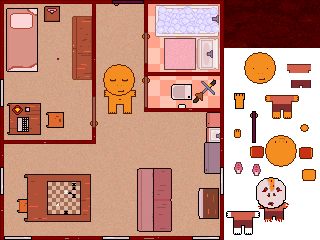
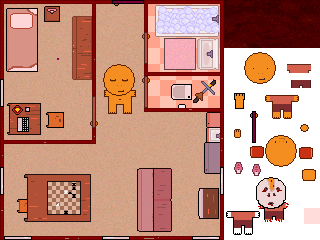
Layered file, before and after one edit (320px x 240px). Changes by layer:
added layer "Layer 63" above "Layer 34 copy 3" over [304, 208, 320, 224]
